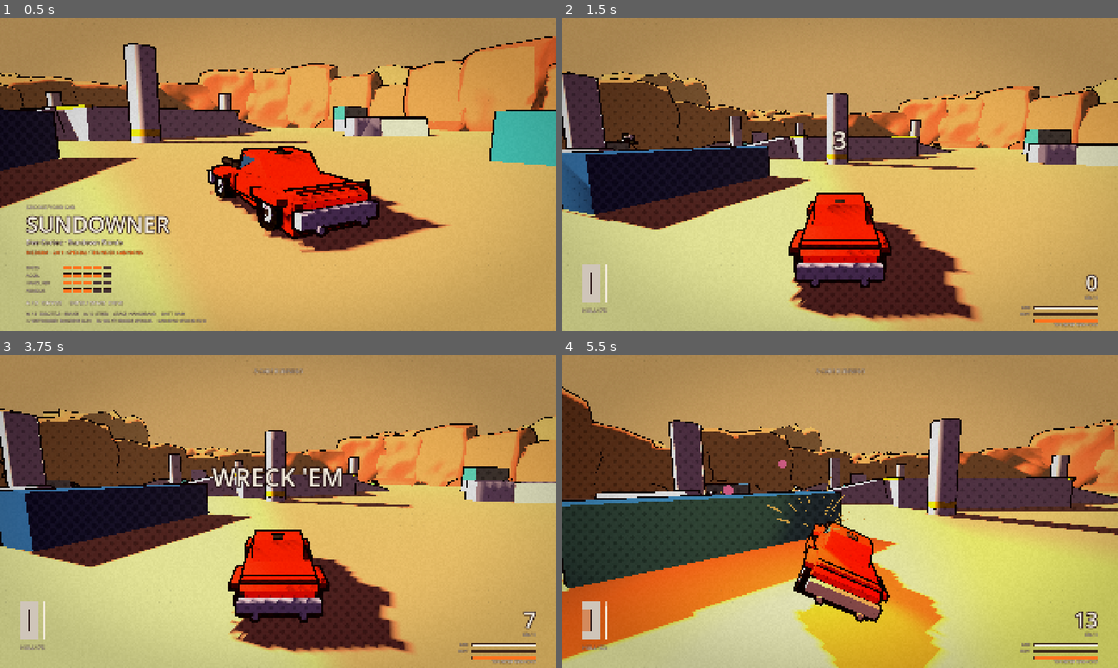
Above: before the commit, frames 1-4 (two rows, left to right).
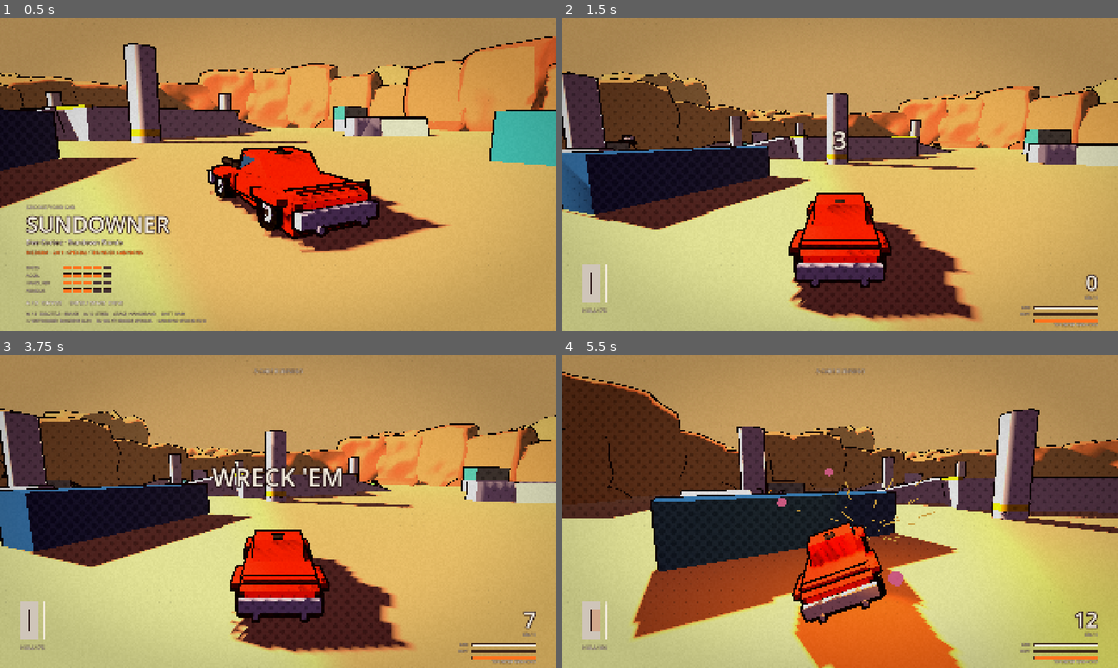
Above: after the commit, the same moments.

Repository: thedumbtechguy/scorched_highway
Game: Godot game, scene res://scenes/main.tscn
Two runs of this game, one before a commit and one after it. Both use one fixed random seed, a clock stepped at 60 frames per second and the inputs below.
Inputs (mouse positions are in pixels of both pictures, inside the frame that each line leads up to):
- Up to frame 1 (0.5 s): no input
- Up to frame 2 (1.5 s): tap Enter (restart) at 0.5 s; move the mouse to (962, 158) at 0.52 s; hold D (steer_right) 0.53-1.25 s; hold W (throttle) 0.53-1.25 s; click (962, 158) at 0.67 s; drag from (728, 190) to (812, 237) at 1.27 s
- Up to frame 3 (3.75 s): move the mouse to (333, 442) at 2.02 s; hold D (steer_right) 2.03-2.75 s; hold J (fire) 2.03-2.75 s; tap W (throttle) at 2.3 s; drag from (250, 574) to (111, 464) at 2.77 s; tap Enter (restart) at 3.5 s; move the mouse to (444, 558) at 3.52 s; hold A (steer_left) from 3.53 s (still down); hold W (throttle) from 3.53 s (still down)
- Up to frame 4 (5.5 s): release A (steer_left) at 4.25 s; release W (throttle) at 4.25 s; drag from (673, 464) to (756, 433) at 4.27 s; move the mouse to (867, 511) at 5.02 s; hold S (brake) from 5.03 s (still down); hold W (throttle) from 5.03 s (still down); tap Keypad Enter at 5.1 s; click (867, 511) at 5.17 s

Frame 1 is identical in both runs. In frame 2, less than 0.1% of the frame differs, in the area x 9-14%, y 36-41%; in frame 3, 1.7%; in frame 4, 49%, in the area x 0-100%, y 5-100%.

Commit message:
Sharper turn-in and higher speeds
Cars turn 90 degrees from 20 m/s in about 1.7 s instead of 2.6 s and keep
two thirds of their speed instead of half: more tyre grip, a quicker
steering rack, steering lock capped at what the tyres can use at speed
(so full lock carves instead of ploughing), and a yaw assist that only
ever adds turn, so hits still spin cars. Top speed is up about 12% and
pull about 8%.

Bots back out of tight spots better: progress in a manoeuvre is judged
in the direction of the gear, a gear that only pins the car against
something is driven straight, and a timed-out manoeuvre re-plans.

Adds a turn-in test and TEST_ONLY to run a subset of tests.

Co-Authored-By: Claude Opus 5.5 <noreply@anthropic.com>
Claude-Session: https://claude.ai/code/session_01FfzZN8TAADNNr8wNnhUgwb

Diff:
--- a/scripts/car/ai_driver.gd
+++ b/scripts/car/ai_driver.gd
@@ -13,6 +13,9 @@
 var _maneuver := 0.0 # seconds left of the multi-point turn
 var _gear := -1.0 # -1 reversing, +1 forward, within the manoeuvre
 var _phase_time := 0.0
+var _phase_moving := false # got going in the current gear
+var _pinned := {} # gears in which turning only pins us harder against something: drive them straight
+var _leg_best := 0.0 # fastest we got going in the current leg
 var _escaping := 0.0
 var _escape_dir := Vector3.ZERO
 var _since_escape := 99.0
@@ -196,7 +199,7 @@
 		return _manoeuvre(car, delta, fwd)
 	_progress_time += delta
 	# Pressing on but not moving and touching something: a corner caught on a wall.
-	if absf(car.throttle) > 0.3 and absf(car.speed) < 1.0 and car.get_contact_count() > 0:
+	if absf(car.throttle) > 0.3 and absf(car.speed) < 2.0 and car.get_contact_count() > 0:
 		_stall_time += delta
 	else:
 		_stall_time = 0.0
@@ -213,7 +216,7 @@
 		var moved := Vector2(pos.x - _progress_from.x, pos.z - _progress_from.z).length()
 		_progress_from = pos
 		_progress_time = 0.0
-		if moved < 0.9 * window:
+		if moved < 2.0 * window: # under 2 m/s on the throttle is stuck, or shoving something that won't move
 			_start_escape(car, pos, fwd)
 			return _manoeuvre(car, delta, fwd)
 	return false
@@ -257,6 +260,9 @@
 	_escape_dir = best
 	_gear = -1.0
 	_phase_time = 0.0
+	_phase_moving = false
+	_pinned.clear()
+	_leg_best = 0.0
 	# Stuck again soon after an escape: allow a longer shuffle.
 	_maneuver = 8.0 if _since_escape < 8.0 else 6.0
 	_since_escape = 0.0
@@ -275,18 +281,35 @@
 		_escaping = 1.8
 		return false
 	if _maneuver <= 0.0:
-		return false # out of time without lining up: carry on and let the progress check try again
+		if absf(car.speed) > 3.0:
+			return false # out of time but moving: carry on and let the progress check watch
+		# Out of time and still hemmed in: look again from here.
+		_start_escape(car, car.global_position, fwd)
 	# Change gear when we stop, or when the way we're going is blocked (shoving a truck counts).
+	# Speed is measured in the direction of the gear, and only once the car has had a
+	# moment to get going: passing through zero while changing direction isn't stopping.
+	var going := car.speed * _gear
+	if going > 1.5:
+		_phase_moving = true
+	_leg_best = maxf(_leg_best, going)
 	var reach: float = car.def.half_extents.z + 0.6 # rays start at the car's centre: this is nearly touching
-	var blocked_way := _probe_front(car, fwd * _gear, reach) < reach and absf(car.speed) < 3.0
-	var crawling := _phase_time > 1.6 and absf(car.speed) < 2.5 # scraping along something
+	var blocked_way := _probe_front(car, fwd * _gear, reach) < reach and going < 3.0
+	var stopped := going < 0.8 and (_phase_moving or _phase_time > 1.0)
+	var touching := car.get_contact_count() > 0
+	var crawling := going < 2.5 and _phase_time > (0.9 if touching else 1.4) # scraping along something
 	var backed_off := _gear < 0.0 and _phase_time > 1.4 # far enough: turning forward is quicker
-	if _phase_time > 0.35 and (absf(car.speed) < 0.8 or blocked_way or crawling or backed_off):
+	if _phase_time > 0.35 and (stopped or blocked_way or crawling or backed_off):
+		# Pressed flank-on against something, full lock in this gear only pins us harder:
+		# from now on, drive this gear straight and do the turning in the other.
+		if touching and _leg_best < 3.0 and absf(car.steer) > 0.0:
+			_pinned[_gear] = true
+		_leg_best = 0.0
 		_gear = -_gear
 		_phase_time = 0.0
+		_phase_moving = false
 	car.throttle = _gear
 	# Reversing with the wheels turned right swings the nose left; going forward, steer the way you want to turn.
-	car.steer = signf(angle) * -_gear if absf(angle) > 0.1 else 0.0
+	car.steer = signf(angle) * -_gear if absf(angle) > 0.1 and not _pinned.has(_gear) else 0.0
 	car.boost = false
 	car.handbrake = false
 	car.fire = false
--- a/scripts/car/car.gd
+++ b/scripts/car/car.gd
@@ -202,10 +202,14 @@
 
 func _update_steering(delta: float) -> void:
 	var t := clampf(absf(speed) / def.top_speed, 0.0, 1.0)
-	var lock := deg_to_rad(lerpf(def.steer_lock, def.steer_lock_fast, sqrt(t)))
+	var lock := deg_to_rad(lerpf(def.steer_lock, def.steer_lock_fast, t))
+	# Never turn the wheels further than the tyres can use at this speed (plus a
+	# little slip angle), so full lock carves a tight line instead of ploughing.
+	var v2 := maxf(speed * speed, 1.0)
+	lock = minf(lock, atan(def.wheelbase * def.grip * 9.81 / v2) * 1.25 + deg_to_rad(3.0))
 	var target := -steer * lock
-	# Heavy steering rack: it takes a moment to wind on lock.
-	_steer_angle = move_toward(_steer_angle, target, delta * 2.6)
+	# A weighty rack, but quick enough that the nose answers straight away.
+	_steer_angle = move_toward(_steer_angle, target, delta * 4.0)
 
 
 func _update_wheels(delta: float) -> void:
@@ -335,11 +339,15 @@
 	var roll_rate := angular_velocity.dot(fwd)
 	apply_torque(fwd * (global_basis.x.y * mass * 9.81 * def.roll_assist - roll_rate * inertia.z * 2.0 * def.roll_assist))
 	if def.yaw_assist > 0.0 and absf(speed) > 2.0:
-		# Never ask for more turn than the tyres can hold, or the car just scrubs off speed.
-		var grip_limit: float = def.grip * 9.81 / absf(speed)
+		# Ask for a little more turn than the tyres alone could hold (arcade licence),
+		# but not so much that the car just scrubs off speed.
+		# It only ever adds turn: a spin from a hit is left alone.
+		var grip_limit: float = def.grip * 9.81 / absf(speed) * 1.25
 		var want: float = clampf(speed * tan(_steer_angle) / def.wheelbase, -grip_limit, grip_limit)
 		var have := angular_velocity.dot(up)
-		apply_torque(up * (want - have) * inertia.y * 4.0 * def.yaw_assist)
+		var short := want - have
+		if signf(short) == signf(want) and (signf(have) == signf(want) or absf(have) < 0.3):
+			apply_torque(up * short * inertia.y * 4.0 * def.yaw_assist)
 
 
 func _apply_aero() -> void:
--- a/scripts/car/car_defs.gd
+++ b/scripts/car/car_defs.gd
@@ -95,6 +95,8 @@
 		"com": Vector3(-0.05, -0.3, 0.1),
 		# A sidecar rig wants to lift the chair in hard turns; a stronger roll assist keeps it down.
 		"roll_assist": 2.0,
+		# One small steering wheel can't swing the rig on its own: help the yaw along.
+		"yaw_assist": 0.65,
 		# Bike on the left (front and rear), sidecar wheel on the right. Only the bike's rear wheel drives.
 		# The bike's rear wheel drives; the sidecar wheel helps a little (arcade licence).
 		"wheels": [[-0.35, -1.3, true, 0.0, 0.18], [-0.35, 1.05, false, 0.7, 0.24], [0.9, 0.15, false, 0.3, 0.2]],
@@ -114,17 +116,17 @@
 	var n: float = d.wheels.size()
 	d.hp = 100.0 + st.armour * 25.0
 	# Top speeds sit in a narrow band so every class can race.
-	d.top_speed = 41.0 + st.speed * 1.6
+	d.top_speed = 46.0 + st.speed * 1.8
 	d.reverse_speed = 18.0
-	d.engine_force = m * (6.5 + st.accel * 1.1)
+	d.engine_force = m * (7.0 + st.accel * 1.2)
 	d.brake_force = m * 12.0
 	d.boost_force = m * 5.0
 	d.boost_drain = 38.0
 	d.boost_regen = 11.0
-	d.grip = 1.2 + st.handling * 0.06
+	d.grip = 1.55 + st.handling * 0.08
 	d.grip_rear_handbrake = d.grip * 0.32
 	d.steer_lock = 31.0 + st.handling * 2.0
-	d.steer_lock_fast = 6.0 + st.handling * 0.8
+	d.steer_lock_fast = 10.0 + st.handling * 1.0
 	# Suspension sized so each wheel settles about 10 cm under the car's weight.
 	d.spring = m * 9.81 / n / 0.1
 	var crit := 2.0 * sqrt(d.spring * m / n)
@@ -133,7 +135,7 @@
 	d.anti_roll = d.spring * 0.5
 	# Arcade assists: a righting torque against roll, and help reaching the steered yaw rate.
 	d.roll_assist = d.get("roll_assist", 0.4)
-	d.yaw_assist = d.get("yaw_assist", 0.0)
+	d.yaw_assist = d.get("yaw_assist", 0.6)
 	var zs: Array = d.wheels.map(func(w: Array) -> float: return w[1])
 	d.wheelbase = maxf(zs.max() - zs.min(), 1.0)
 	return d
--- a/tests/test_runner.gd
+++ b/tests/test_runner.gd
@@ -22,6 +22,7 @@
 		test_every_car_drives_turns_and_stops,
 		test_acceleration,
 		test_reverse,
+		test_turn_in,
 		test_bot_escapes_a_corner,
 		test_side_ram_hurts_victim_more,
 		test_heavy_beats_light_in_a_ram,
@@ -40,7 +41,11 @@
 		test_full_match,
 		test_bots_keep_moving,
 	]
+	# TEST_ONLY=name runs just the tests whose names contain it.
+	var only := OS.get_environment("TEST_ONLY")
 	for t: Callable in tests:
+		if only != "" and not t.get_method().contains(only):
+			continue
 		_stage = Node3D.new()
 		add_child(_stage)
 		var ok: bool = await t.call()
@@ -229,6 +234,50 @@
 		print("      %-15s reversing %.1f m/s after 2 s, %.1f m/s after 5 s" % [id, at_2s[id], -c.speed])
 		ok = check(at_2s[id] > 9.0, "%s reverses too slowly: %.1f m/s after 2 s" % [id, at_2s[id]]) and ok
 		ok = check(-c.speed < c.def.reverse_speed + 0.5, "%s reverses past its limit: %.1f m/s" % [id, -c.speed]) and ok
+	return ok
+
+
+## Cornering should feel eager: from a 20 m/s cruise, full lock swings every car
+## through 90 degrees in under 2 s (trucks a little slower) and keeps most of
+## its speed, without spinning or rolling.
+func test_turn_in() -> bool:
+	flat_ground()
+	var cars := {}
+	var x := -140.0
+	for id in CarDefs.ORDER:
+		cars[id] = make_car(id, Vector3(x, 0, 0))
+		x += 40.0
+	await step(0.5)
+	var yaw0 := {}
+	var t90 := {}
+	var cruising := {}
+	var t := 0.0
+	while t < 12.0 and t90.size() < cars.size():
+		await get_tree().physics_frame
+		t += TICK
+		for id in cars:
+			var c: Car = cars[id]
+			if t90.has(id):
+				continue
+			if not cruising.has(id):
+				c.throttle = 1.0
+				if c.speed >= 20.0:
+					cruising[id] = t
+					yaw0[id] = c.global_basis.get_euler().y
+					c.steer = 1.0
+					c.throttle = 0.6
+			elif absf(angle_difference(yaw0[id], c.global_basis.get_euler().y)) >= PI * 0.5:
+				t90[id] = t - cruising[id]
+	var ok := true
+	for id in cars:
+		var c: Car = cars[id]
+		var took: float = t90.get(id, 99.0)
+		print("      %-15s 90 deg from 20 m/s in %.2f s, still at %.1f m/s" % [id, took, c.speed])
+		# Trucks and the three-wheeled sidecar rig are allowed to be clumsier.
+		var limit := 2.6 if c.def["class"] == &"heavy" or c.def.wheels.size() < 4 else 1.9
+		ok = check(took < limit, "%s turns in too slowly: %.2f s" % [id, took]) and ok
+		ok = check(c.speed > 10.0, "%s scrubs off too much speed: %.1f m/s" % [id, c.speed]) and ok
+		ok = check(upright(c), "%s rolled over" % id) and ok
 	return ok
 
 
Not shown, changed: DESIGN.md
